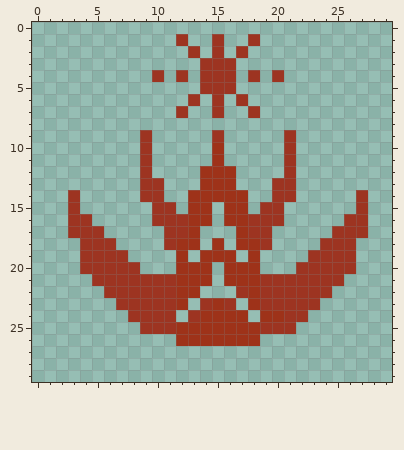
A pixel-art sprite gets an edit: source/public/img/systemicons/PsionicTorpedo.png. Above is the file before it was changed.
The file is 30x30 pixels. Pixels under 10% opacity are left out. Colours within 5 levels of each other are drawn and written as one.
Now the later version:
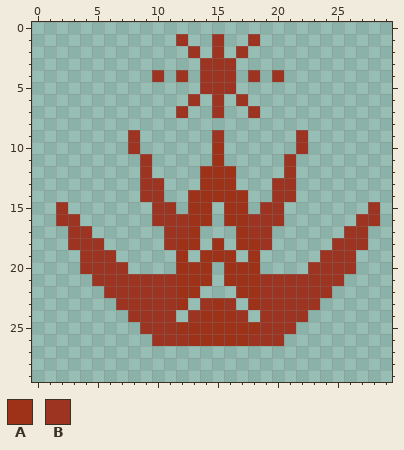
Palette (. is transparent): A #9e3219  B #9d3421
Difference:
The author changed colour B to colour A in row 22 at x 17.
Colour B now appears in rows 9 to 10 at x 8 and 22; in rows 15 to 16 at x 2 and 28; in row 18 at x 3 and 27; in row 26 at x 10 to 11 and 19 to 20.
The author changed colour A to colour B in row 24 at x 17 and 19 to 20; in row 26 at x 12 and 18.
The author cleared colour B in rows 9 to 10 at x 9 and 21; in rows 14 to 15 at x 3 and 27; in row 16 at x 4 and 26; in row 17 at x 5 and 25; in row 18 at x 6 and 24; in row 19 at x 7 and 23.
The author cleared colour B in row 20 at x 8 and 22.
